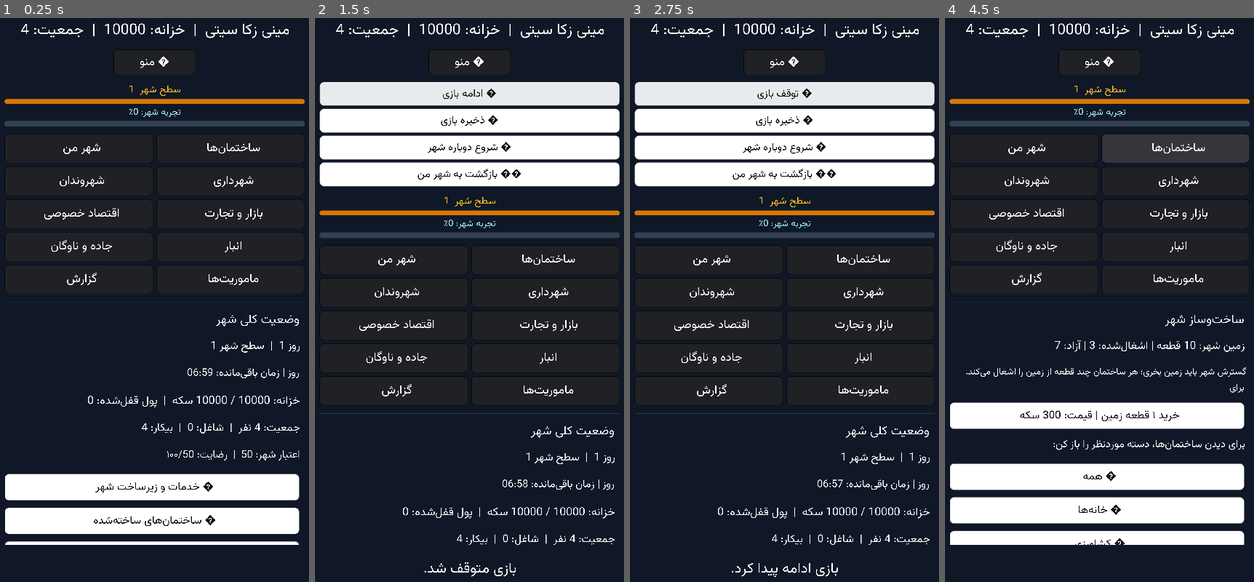
Above: before the commit, frames 1-4 (left to right).
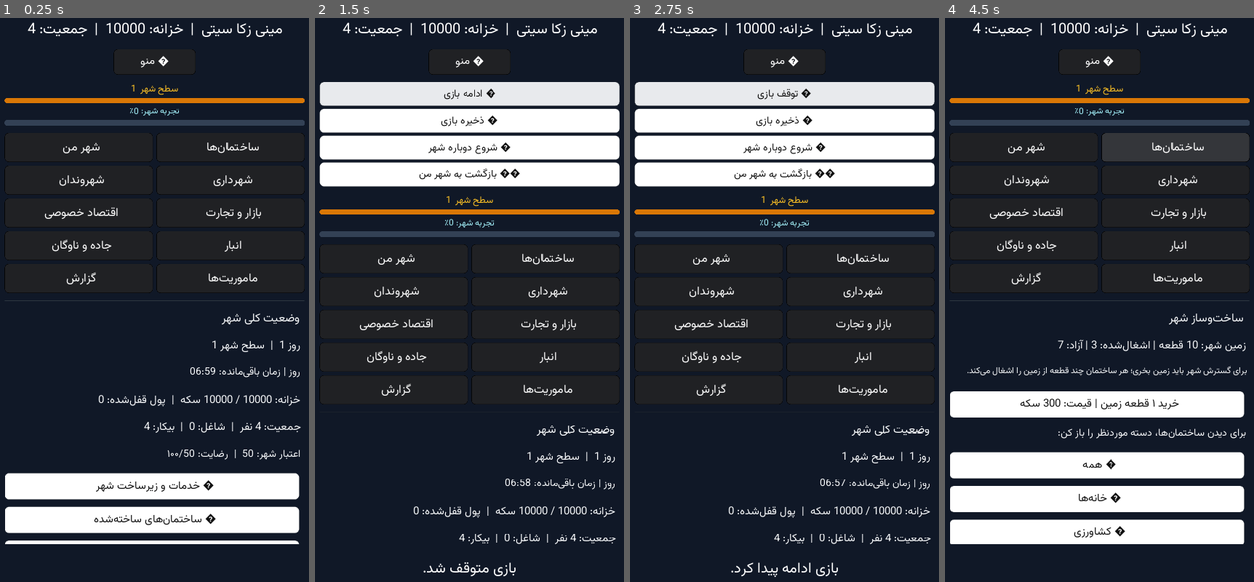
Above: after the commit, the same moments.

Repository: zekainstabot/mini-zeka-city
Game: Godot game, scene res://Main.tscn
Two runs of this game, one before a commit and one after it. Both use one fixed random seed, a clock stepped at 60 frames per second and the inputs below.
Inputs:
- Up to frame 1 (0.25 s): no input
- Up to frame 2 (1.5 s): click "ﻮﻨﻣ ☰" at 0.5 s; click "ﯼﺯﺎﺑ ﻒﻗﻮﺗ ⏸" at 1.25 s
- Up to frame 3 (2.75 s): click "ﯼﺯﺎﺑ ﻪﻣﺍﺩﺍ ▶" at 2 s
- Up to frame 4 (4.5 s): click "ﯼﺯﺎﺑ ﻩﺮﯿﺧﺫ 💾" at 2.75 s; click "ﻦﻣ ﺮﻬﺷ" at 3.5 s; click "ﺎﻫ‌ﻥﺎﻤﺘﺧﺎﺳ" at 4.25 s

The runs differ from the first frame. In frame 1, 6.4% of the frame differs, in the area x 1-99%, y 0-94%; in frame 2, 5.8%; in frame 3, 5.8%; in frame 4, 17%.

Commit message:
Revert font oversampling that softened UI text

Diff:
--- a/scripts/Main.gd
+++ b/scripts/Main.gd
@@ -424,8 +424,6 @@
 	# on high-DPI mobile screens and when the HTML5 canvas is scaled.
 	font_data.antialiased = true
 	font_data.hinting = DynamicFontData.HINTING_NORMAL
-	# Rasterize glyphs above their display size so mobile/browser scaling stays crisp.
-	font_data.override_oversampling = 2.0
 	ui_font = DynamicFont.new()
 	ui_font.font_data = font_data
 	ui_font.size = 20
